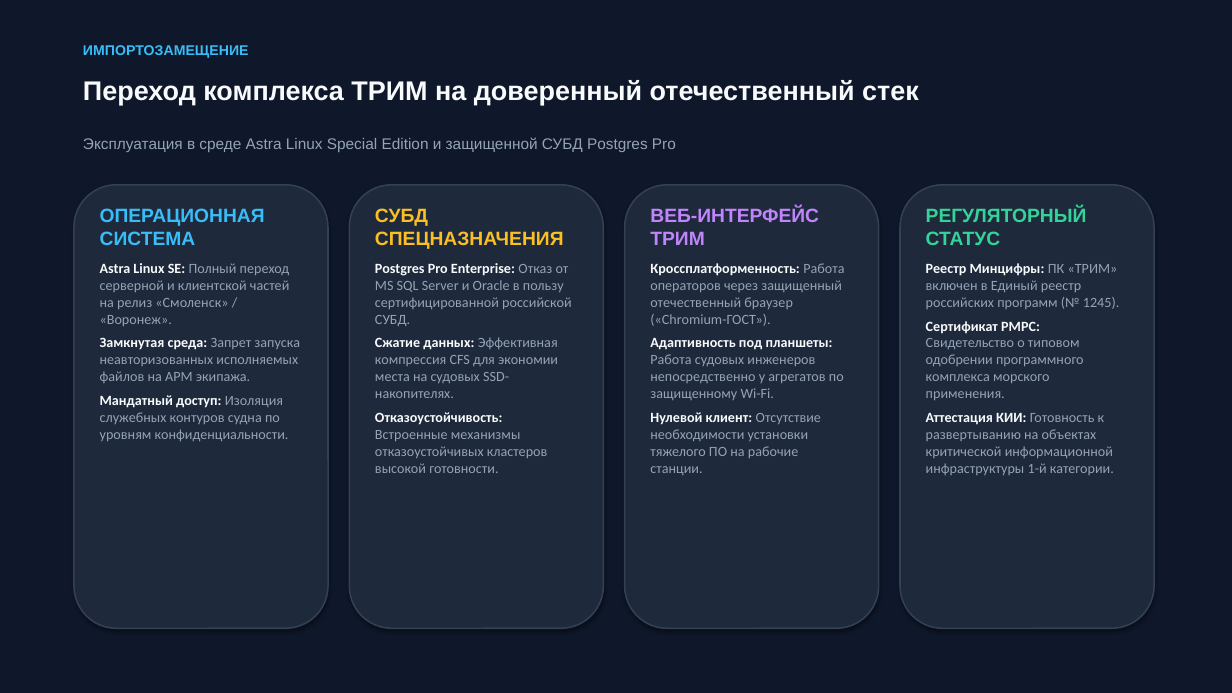
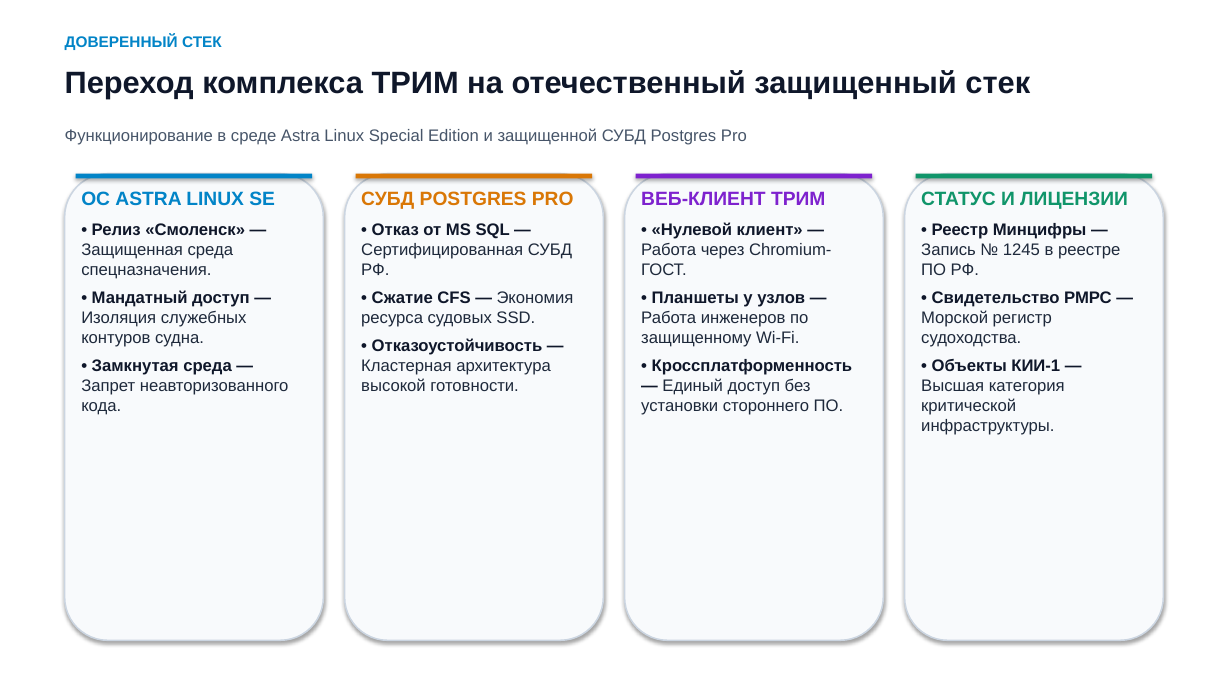
Before and after one commit to kargtx/stage5, a slide deck: slide 10 of ЭАССН/Доклад_EAM_ТРИМ_в_АССН/EAM_ТРИМ_в_АССН_Презентация.pptx. Drawn at 1232x693 pixels with LibreOffice and Linux fonts; fonts in the diff are those of the drawing. Boxes give left, top, right and bottom in pixels: in the first picture for what was removed or moved away, otherwise in the second. Text is boxed around its words. In the diff, an @@ line names an element or a change of style, - is before the commit and + after.

Commit message:
style(ЭАССН): увеличение шрифтов презентации ТРИМ под проектор, светлая тема и краткий доклад

```diff
--- a/ЭАССН/Доклад_EAM_ТРИМ_в_АССН/EAM_ТРИМ_в_АССН_Презентация.pptx
+++ b/ЭАССН/Доклад_EAM_ТРИМ_в_АССН/EAM_ТРИМ_в_АССН_Презентация.pptx
@@ background #0F172A to #FFFFFF @@
@@ text at (65, 35, 222, 50): text changed; size 11 to 12 pt; text colour #38BDF8 to #0284C7 @@
-ИМПОРТОЗАМЕЩЕНИЕ
+ДОВЕРЕННЫЙ СТЕК
@@ text at (65, 70, 1030, 99): text changed; size 21 to 24 pt; text colour #F8FAFC to #0F172A @@
-Переход комплекса ТРИМ на доверенный отечественный стек
+Переход комплекса ТРИМ на отечественный защищенный стек
@@ text at (65, 128, 747, 145): text changed; size 12 to 13 pt; text colour #94A3B8 to #475569 @@
-Эксплуатация в среде Astra Linux Special Edition и защищенной СУБД Postgres Pro
+Функционирование в среде Astra Linux Special Edition и защищенной СУБД Postgres Pro
@@ rounded rectangle: place and size @@
-rounded rectangle at (74, 185, 328, 628)
+rounded rectangle at (65, 174, 323, 640)
@@ rectangle added at (76, 174, 312, 178), fill #0284C7 @@
@@ fill #1E293B to #F8FAFC; outline #334155 1.2 pt to #CBD5E1 1.2 pt in 3 elements at (65, 174, 323, 640), (625, 174, 884, 640), (345, 174, 604, 640) @@
@@ rounded rectangle: place and size @@
-rounded rectangle at (349, 185, 604, 628)
+rounded rectangle at (345, 174, 604, 640)
@@ rectangle added at (356, 174, 592, 178), fill #D97706 @@
@@ rounded rectangle: place and size @@
-rounded rectangle at (900, 185, 1154, 628)
+rounded rectangle at (625, 174, 884, 640)
@@ rectangle added at (636, 174, 872, 178), fill #7E22CE @@
@@ rounded rectangle added at (905, 174, 1164, 640), fill #F8FAFC, outline #CBD5E1 1.2 pt @@
@@ rectangle added at (916, 174, 1153, 178), fill #10956A @@
@@ text at (81, 191, 289, 415): text changed; size 11 to 13 pt; font Calibri to Arial; text colour #94A3B8 to #1E293B @@
-ОПЕРАЦИОННАЯ СИСТЕМА
-Astra Linux SE: Полный переход серверной и клиентской частей на релиз «Смоленск» / «Воронеж».
-Замкнутая среда: Запрет запуска неавторизованных исполняемых файлов на АРМ экипажа.
-Мандатный доступ: Изоляция служебных контуров судна по уровням конфиденциальности.
+ОС ASTRA LINUX SE
+• Релиз «Смоленск» — Защищенная среда спецназначения.
+• Мандатный доступ — Изоляция служебных контуров судна.
+• Замкнутая среда — Запрет неавторизованного кода.
@@ text at (361, 191, 574, 391): text changed; size 11 to 13 pt; font Calibri to Arial; text colour #94A3B8 to #1E293B @@
-СУБД СПЕЦНАЗНАЧЕНИЯ
-Postgres Pro Enterprise: Отказ от MS SQL Server и Oracle в пользу сертифицированной российской СУБД.
-Сжатие данных: Эффективная компрессия CFS для экономии места на судовых SSD-накопителях.
-Отказоустойчивость: Встроенные механизмы отказоустойчивых кластеров высокой готовности.
+СУБД POSTGRES PRO
+• Отказ от MS SQL — Сертифицированная СУБД РФ.
+• Сжатие CFS — Экономия ресурса судовых SSD.
+• Отказоустойчивость — Кластерная архитектура высокой готовности.
@@ rounded rectangle removed at (625, 185, 879, 628) @@
@@ text at (641, 191, 853, 415): text changed; size 11 to 13 pt; font Calibri to Arial; text colour #94A3B8 to #1E293B @@
-ВЕБ-ИНТЕРФЕЙС ТРИМ
-Кроссплатформенность: Работа операторов через защищенный отечественный браузер («Chromium-ГОСТ»).
-Адаптивность под планшеты: Работа судовых инженеров непосредственно у агрегатов по защищенному Wi-Fi.
-Нулевой клиент: Отсутствие необходимости установки тяжелого ПО на рабочие станции.
+ВЕБ-КЛИЕНТ ТРИМ
+• «Нулевой клиент» — Работа через Chromium-ГОСТ.
+• Планшеты у узлов — Работа инженеров по защищенному Wi-Fi.
+• Кроссплатформенность — Единый доступ без установки стороннего ПО.
@@ text at (921, 191, 1128, 435): text changed; size 11 to 13 pt; font Calibri to Arial; text colour #94A3B8 to #1E293B @@
-РЕГУЛЯТОРНЫЙ СТАТУС
-Реестр Минцифры: ПК «ТРИМ» включен в Единый реестр российских программ (№ 1245).
-Сертификат РМРС: Свидетельство о типовом одобрении программного комплекса морского применения.
-Аттестация КИИ: Готовность к развертыванию на объектах критической информационной инфраструктуры 1-й категории.
+СТАТУС И ЛИЦЕНЗИИ
+• Реестр Минцифры — Запись № 1245 в реестре ПО РФ.
+• Свидетельство РМРС — Морской регистр судоходства.
+• Объекты КИИ-1 — Высшая категория критической инфраструктуры.
```
Also in this commit, not shown: 9 other slides changed, 2 slides added, 2 slides removed, 5 other files.
